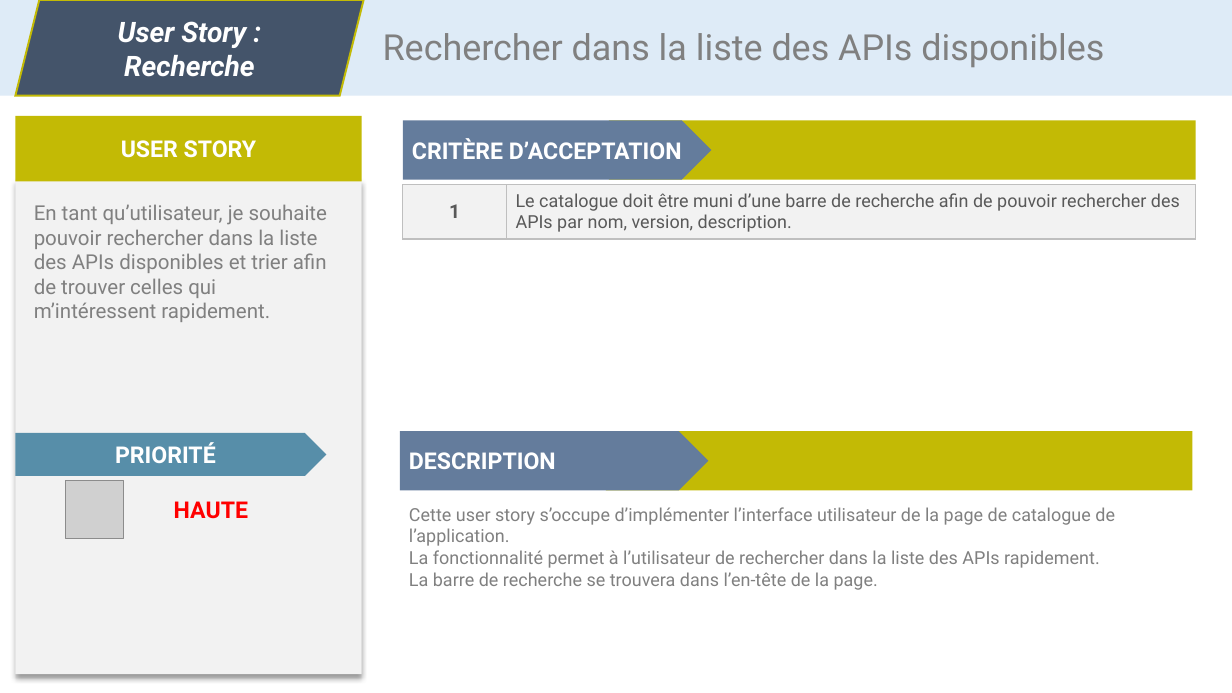
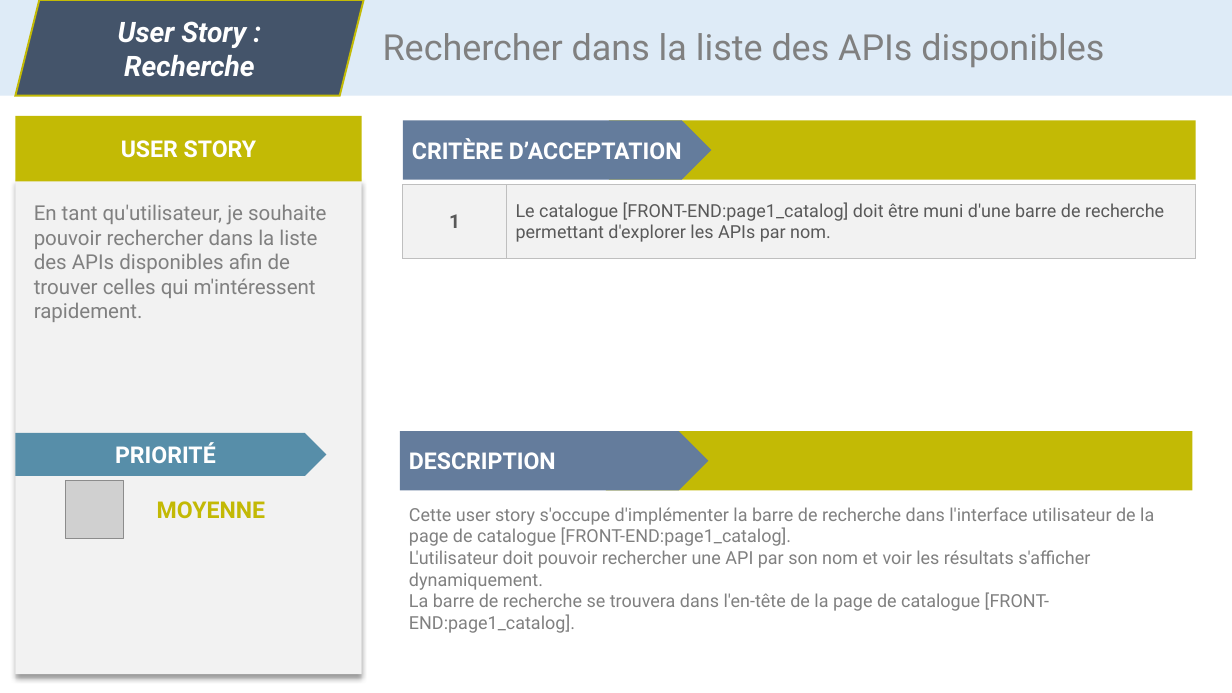
Before and after one commit to CC4K/api-catalog-development, a slide deck: slide 2 of reports/S3-User-Stories/user-stories-dev.odp. Drawn at 1232x693 pixels with LibreOffice and Linux fonts; fonts in the diff are those of the drawing; grey boxes stand for pictures. Boxes give left, top, right and bottom in pixels: in the first picture for what was removed or moved away, otherwise in the second. Text is boxed around its words. In the diff, an @@ line names an element or a change of style, - is before the commit and + after.

Commit message:
MORE User Stories: now in PPT AND in report + Glossary

```diff
--- a/reports/S3-User-Stories/user-stories-dev.odp
+++ b/reports/S3-User-Stories/user-stories-dev.odp
@@ text at [34,204,326,322]: text changed @@
-En tant qu’utilisateur, je souhaite pouvoir rechercher dans la liste des APIs disponibles et trier afin de trouver celles qui m’intéressent rapidement.
+En tant qu'utilisateur, je souhaite pouvoir rechercher dans la liste des APIs disponibles afin de trouver celles qui m'intéressent rapidement.
@@ table at [403,185,1195,259] @@
-row 1, column 2: Le catalogue doit être muni d’une barre de recherche afin de pouvoir rechercher des APIs par nom, version, description.
+row 1, column 2: Le catalogue [FRONT-END:page1_catalog] doit être muni d'une barre de recherche permettant d'explorer les APIs par nom.
@@ text at [157,501,266,519]: text changed; text colour #FF0000 to #C3B905 @@
-HAUTE
+MOYENNE
@@ text at [409,507,1154,633]: text changed @@
-Cette user story s’occupe d’implémenter l’interface utilisateur de la page de catalogue de l’application.
-La fonctionnalité permet à l’utilisateur de rechercher dans la liste des APIs rapidement.
-La barre de recherche se trouvera dans l’en-tête de la page.
+Cette user story s'occupe d'implémenter la barre de recherche dans l'interface utilisateur de la page de catalogue [FRONT-END:page1_catalog].
+L'utilisateur doit pouvoir rechercher une API par son nom et voir les résultats s'afficher dynamiquement.
+La barre de recherche se trouvera dans l'en-tête de la page de catalogue [FRONT-END:page1_catalog].
```
Also in this commit, not shown: 13 other slides changed, 1 slide added, 4 other files.
